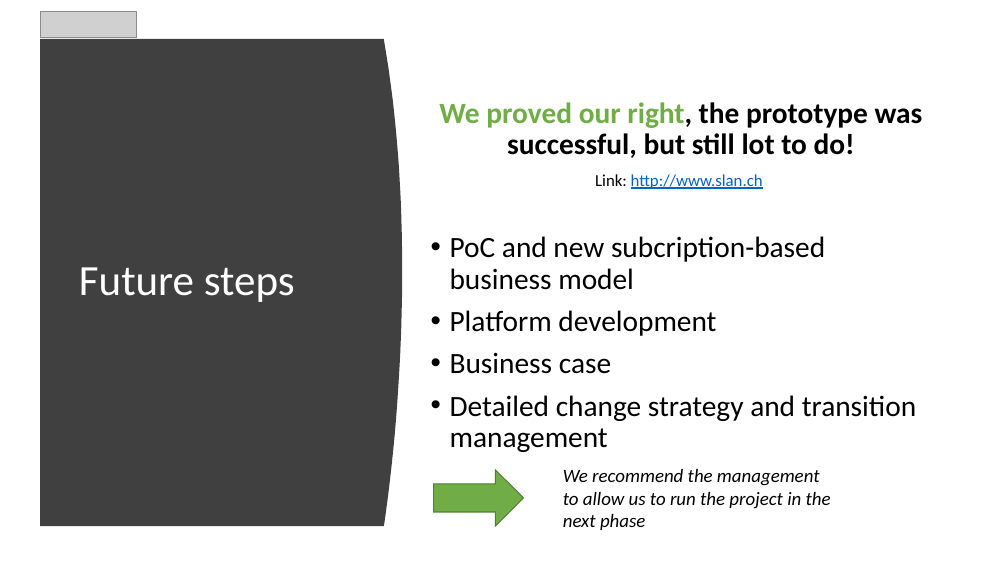
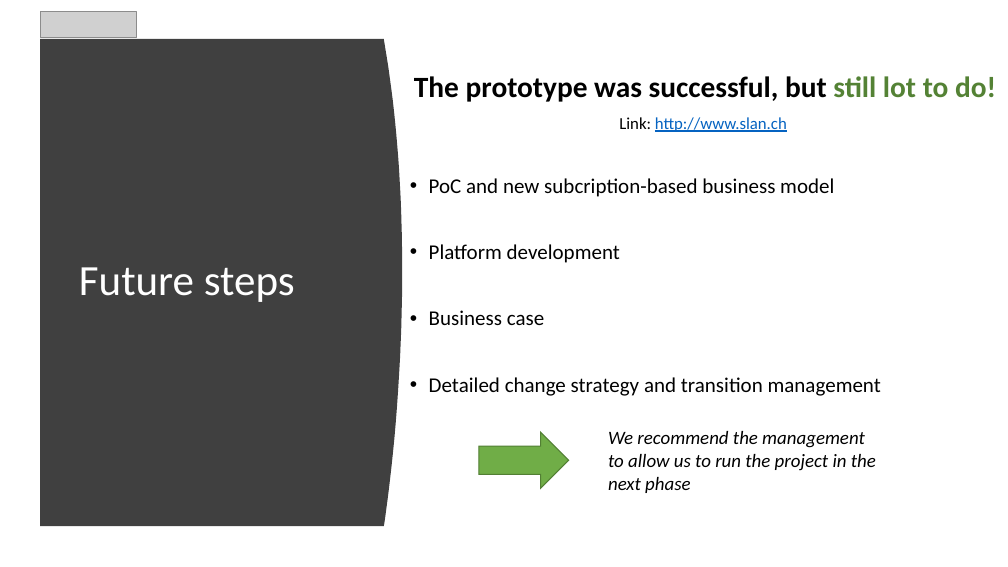
Before and after one commit to AgileBusinessAnalysis/09_TEAM, a slide deck: slide 7 of Final Pitch/FinalPitch_Happy Mortgage_V1.0.pptx. Drawn at 1008x567 pixels with LibreOffice and Linux fonts; fonts in the diff are those of the drawing; grey boxes stand for pictures. Boxes give left, top, right and bottom in pixels: in the first picture for what was removed or moved away, otherwise in the second. Text is boxed around its words. In the diff, an @@ line names an element or a change of style, - is before the commit and + after.

Commit message:
final pitch update

```diff
--- a/Final Pitch/FinalPitch_Happy Mortgage_V1.0.pptx
+++ b/Final Pitch/FinalPitch_Happy Mortgage_V1.0.pptx
@@ text "The prototype was successful, but ...": place and size @@
-text "The prototype was successful, but ..." at (439,102,923,452)
+text "The prototype was successful, but ..." at (414,76,996,396)
@@ text at (414,76,996,102): text changed @@
-We proved our right, the prototype was successful, but still lot to do!
+The prototype was successful, but still lot to do!
@@ text at (429,178,881,396): size 28 to 20 pt in "PoC and new subcription-based business model", "Platform development", "Business case", "Detailed change strategy and transition management" @@
@@ right arrow: place and size @@
-right arrow at (433,470,523,526)
+right arrow at (479,433,569,488)
@@ text "We recommend the management to ...": place and size @@
-text "We recommend the management to ..." at (563,469,831,530)
+text "We recommend the management to ..." at (608,431,876,493)
```
Also in this commit, not shown: 3 other slides changed, 1 other file.
